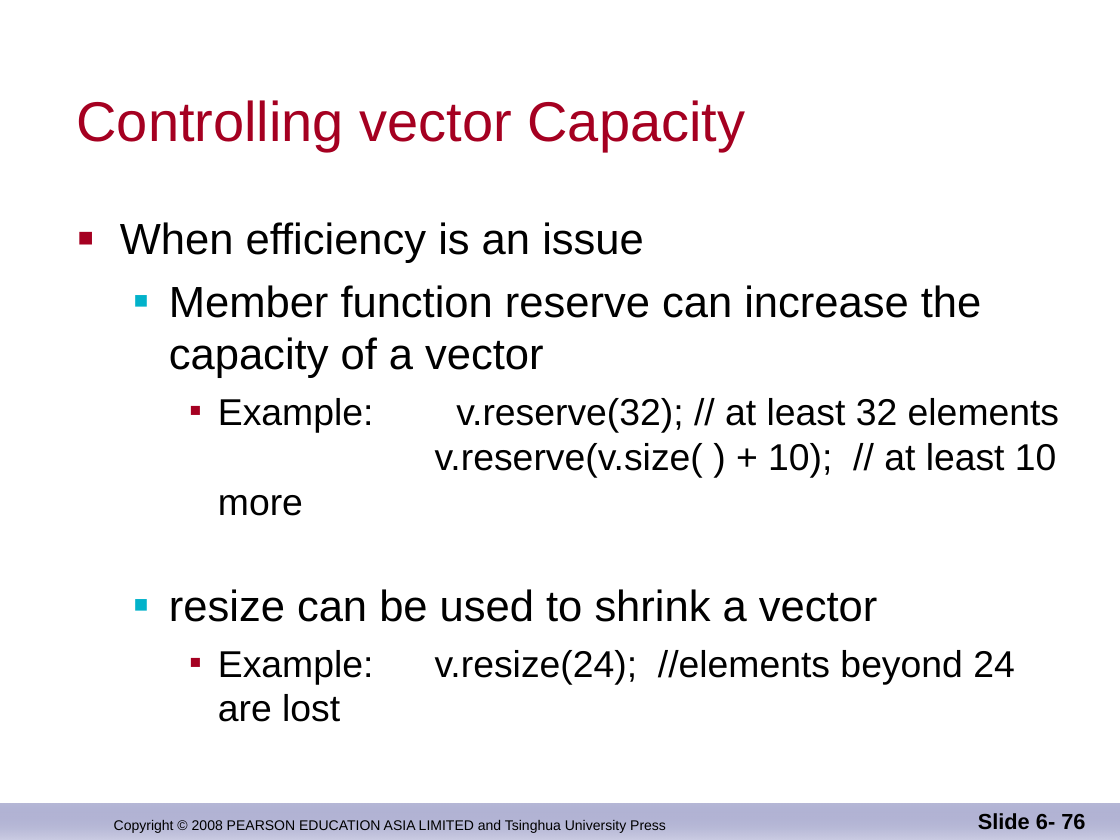
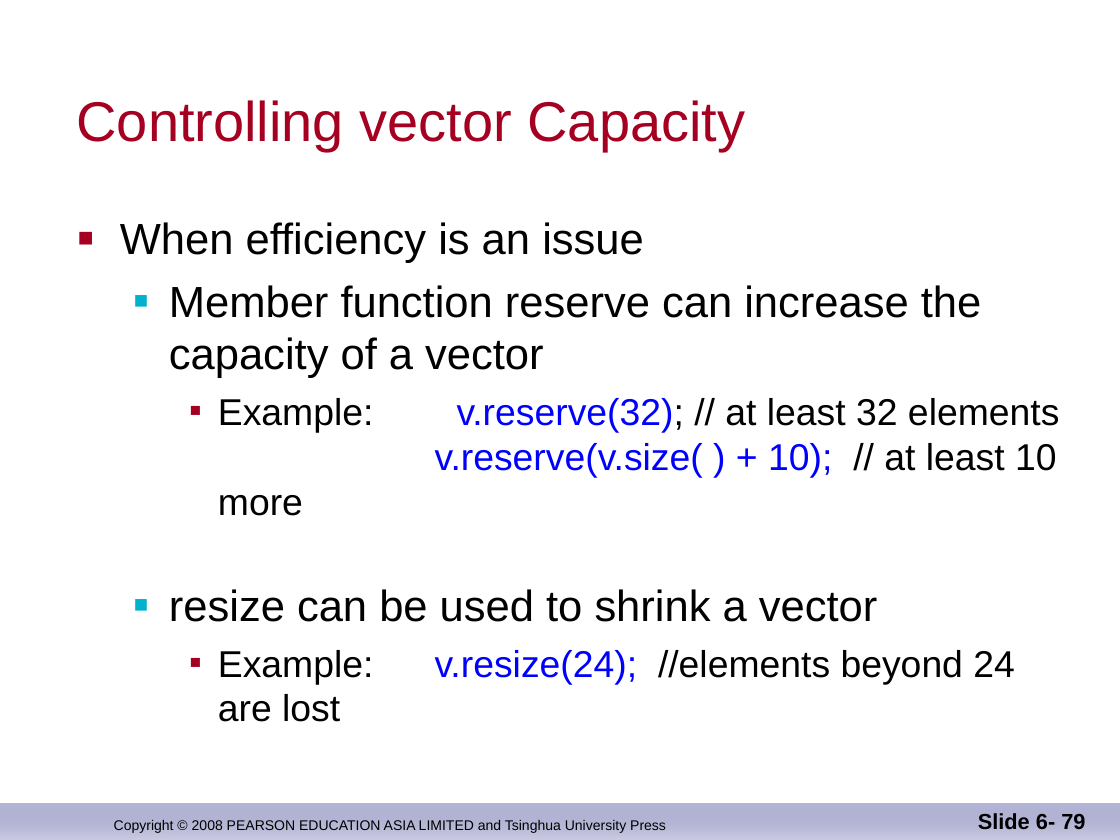
Before and after one commit to djuanbei/CPLUSPLUS, a slide deck: slide 79 of ppt/Chapter 8.ppt (slide 76 before the commit). Drawn at 1120x840 pixels with LibreOffice and Linux fonts; fonts in the diff are those of the drawing; background and template pictures are left out. Boxes give left, top, right and bottom in pixels: in the first picture for what was removed or moved away, otherwise in the second. Text is boxed around its words. In the diff, an @@ line names an element or a change of style, - is before the commit and + after.

```diff
--- a/ppt/Chapter 8.ppt
+++ b/ppt/Chapter 8.ppt
@@ text at box(218, 398, 1059, 684): text colour #000000 to #0000FF in "v.reserve(32); v.reserve(v.size( ) + 10);", "v.resize(24);" @@
@@ page number at box(978, 813, 1085, 829): text changed @@
-Slide 6- 76
+Slide 6- 79
```
Also in this commit, not shown: 4 other slides changed, 4 slides added, 1 other file.
